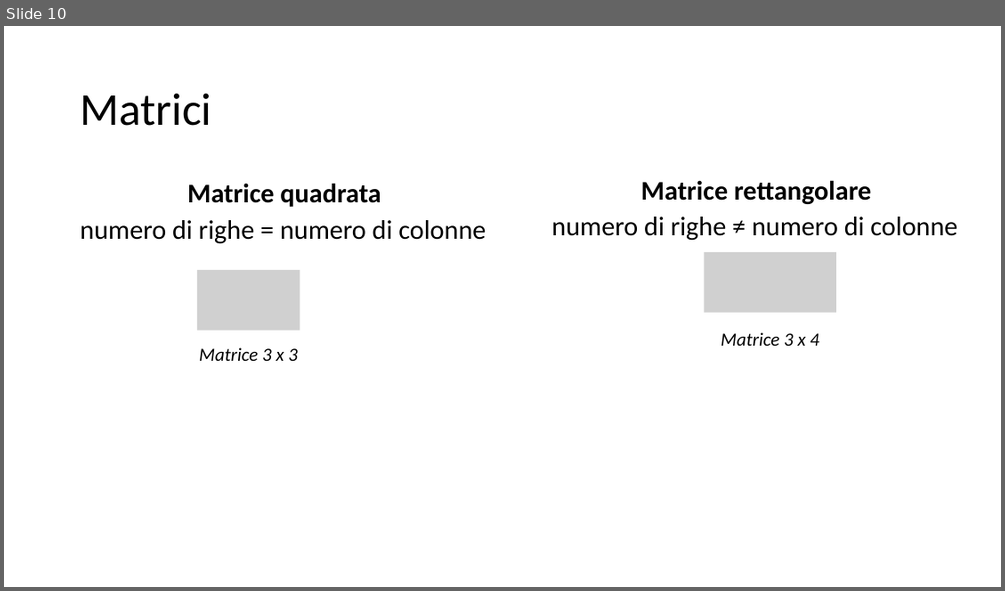
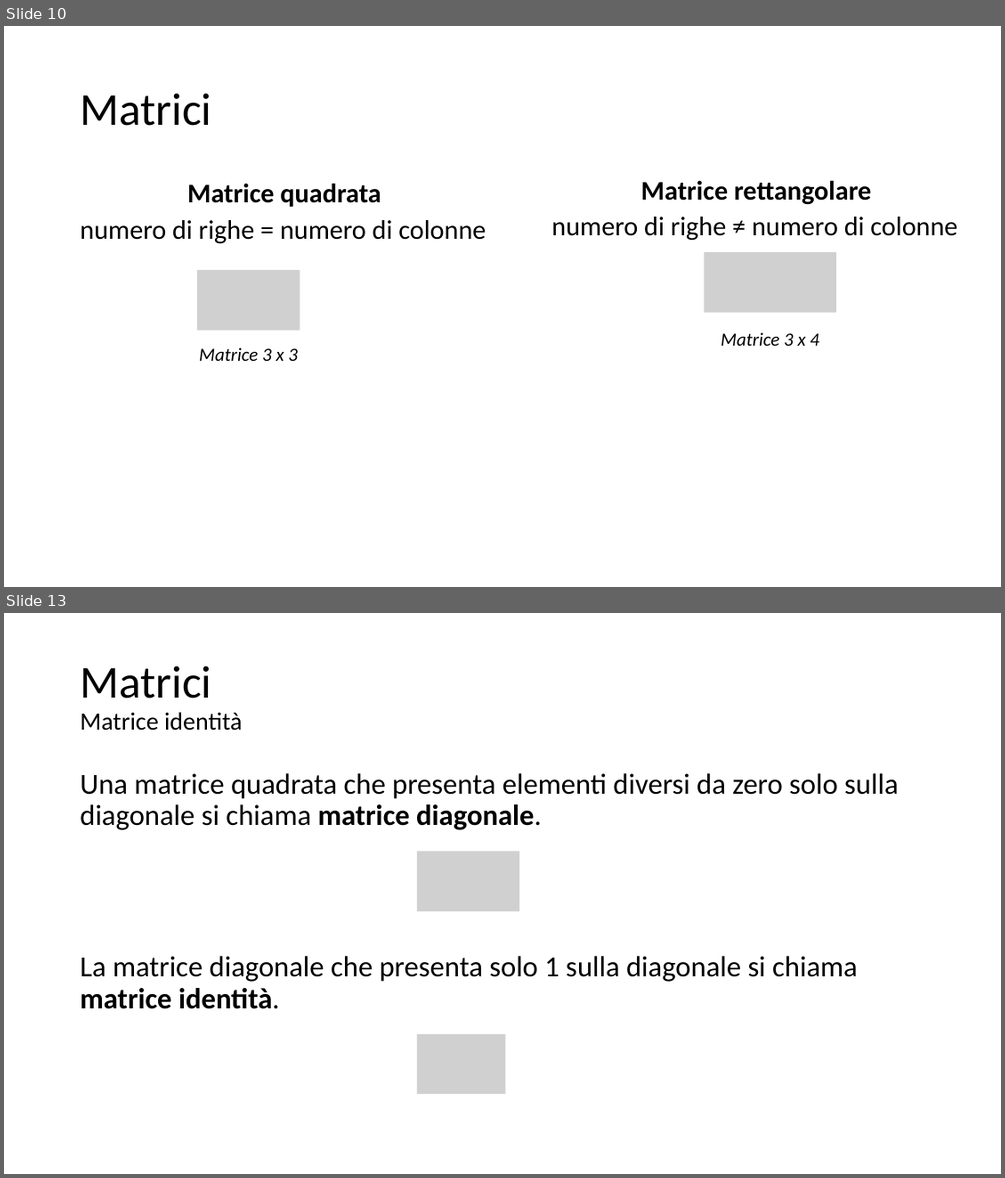
Before and after one commit to matteodelv/GaussLinearSystems, a slide deck: Presentazione.pptx. Shown one above the other, each under a label of ours: slide 10 before the commit, slides 10 and 13 after it; the slides between them are not shown. The pictures are 1005x591 and 1005x1178 pixels, drawn with LibreOffice and Linux fonts; fonts in the diff are those of the drawing; grey boxes stand for pictures. Boxes give left, top, right and bottom in pixels: in the first picture for what was removed or moved away, otherwise in the second. Text is boxed around its words. In the diff, an @@ line names an element or a change of style, - is before the commit and + after.

```diff
--- a/Presentazione.pptx
+++ b/Presentazione.pptx
@@ slide 13 added at (x1=4, y1=613, x2=1001, y2=1174), background #FFFFFF @@
@@ title added at (x1=80, y1=666, x2=243, y2=730), 24 pt, text #000000 @@
+Matrici
+Matrice identità
@@ text added at (x1=80, y1=773, x2=898, y2=830), 28 pt, text #000000 @@
+Una matrice quadrata che presenta elementi diversi da zero solo sulla diagonale si chiama matrice diagonale.
@@ picture added at (x1=417, y1=851, x2=519, y2=911) @@
@@ text added at (x1=80, y1=956, x2=858, y2=1009), 28 pt, text #000000 @@
+La matrice diagonale che presenta solo 1 sulla diagonale si chiama matrice identità.
@@ picture added at (x1=417, y1=1034, x2=505, y2=1094) @@
```
Also in this commit, not shown: 3 slides changed, 24 other slides added.
